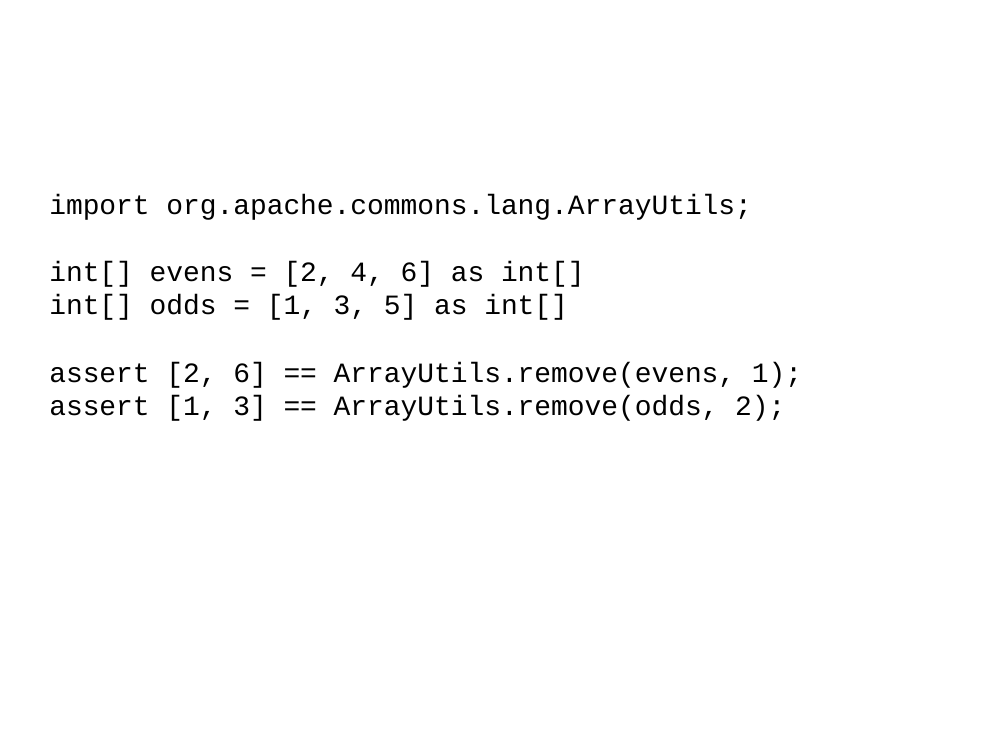
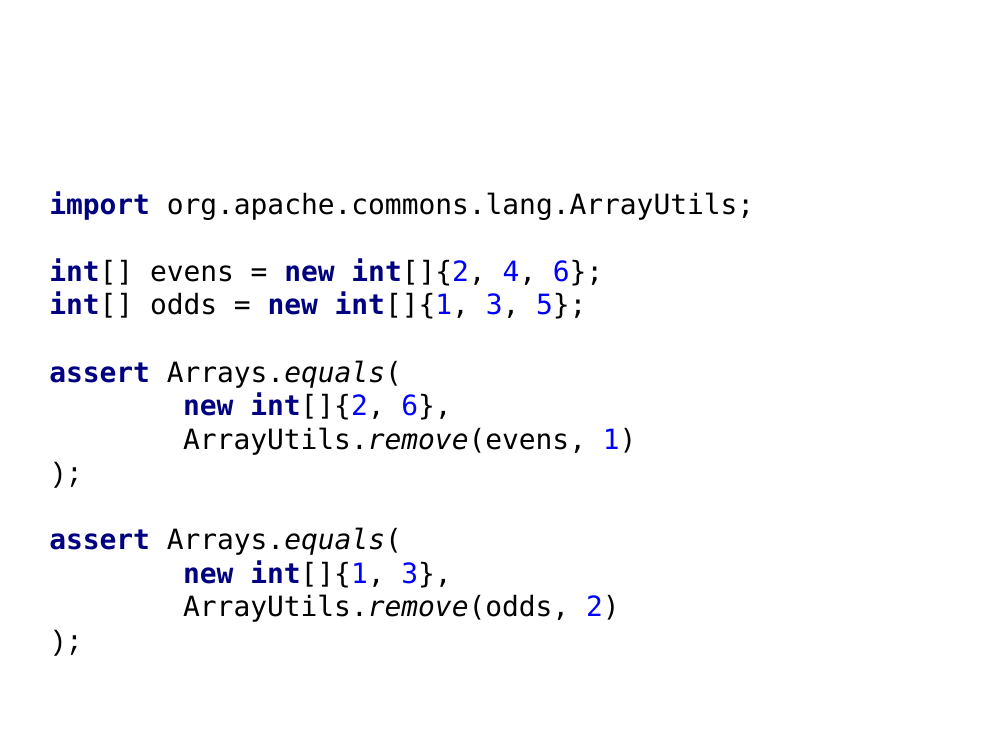
Before and after one commit to HamletDRC/presentations, a slide deck: slide 22 of javaboilerplatebusters/BoilerPlateBusters_Confess.odp (slide 21 before the commit). Drawn at 1008x756 pixels with LibreOffice and Linux fonts; fonts in the diff are those of the drawing; background and template pictures are left out. Boxes give left, top, right and bottom in pixels: in the first picture for what was removed or moved away, otherwise in the second. Text is boxed around its words. In the diff, an @@ line names an element or a change of style, - is before the commit and + after.

```diff
--- a/javaboilerplatebusters/BoilerPlateBusters_Confess.odp
+++ b/javaboilerplatebusters/BoilerPlateBusters_Confess.odp
@@ subtitle at [49, 191, 754, 219]: font Courier New to DejaVu Sans Mono in "import org.apache.commons.lang.ArrayUtils;"; text colour #000000 to #000080, bold on in "import" @@
@@ subtitle at [49, 259, 637, 622]: text changed; font Courier New to DejaVu Sans Mono @@
-int[] evens = [2, 4, 6] as int[]
-int[] odds = [1, 3, 5] as int[]
-assert [2, 6] == ArrayUtils.remove(evens, 1);
-assert [1, 3] == ArrayUtils.remove(odds, 2);
+int[] evens = new int[]{2, 4, 6};
+int[] odds = new int[]{1, 3, 5};
+assert Arrays.equals(
+new int[]{2, 6},
+ArrayUtils.remove(evens, 1)
+);
+assert Arrays.equals(
+new int[]{1, 3},
+ArrayUtils.remove(odds, 2)
+);
```
Also in this commit, not shown: 22 other slides changed, 12 slides added, 21 other files.
